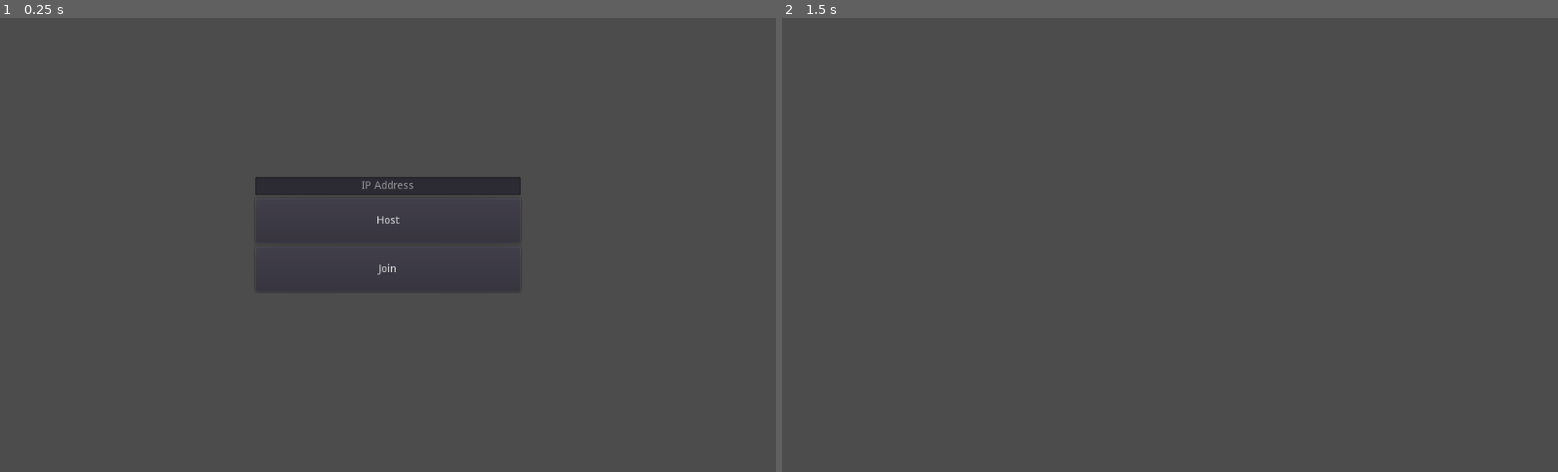
Above: before the commit, frames 1-2 (left to right).
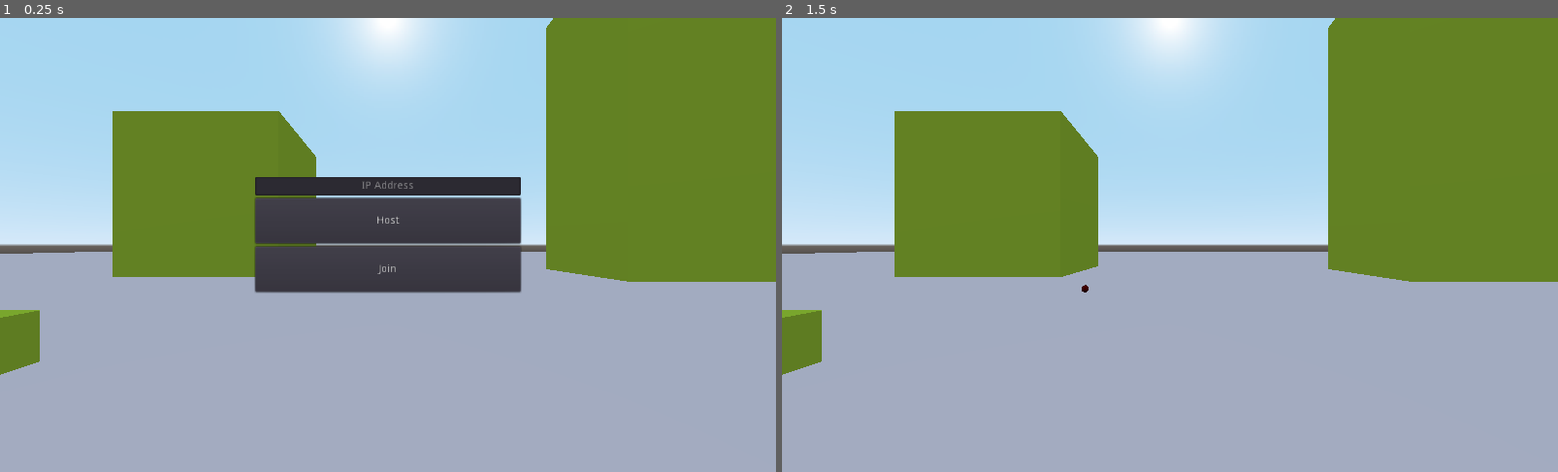
Above: after the commit, the same moments.

Repository: DarkCiX/Ramanonaka
Game: Godot game, scene res://scenes/Main.tscn
Two runs of this game, one before a commit and one after it. Both use one fixed random seed, a clock stepped at 60 frames per second and the inputs below. Before the commit the project starts from res://scenes/Map.tscn.
Inputs (mouse positions are in pixels of both pictures, inside the frame that each line leads up to):
- Up to frame 1 (0.25 s): no input
- Up to frame 2 (1.5 s): click "Join" at 0.5 s; tap Enter at 1.25 s; move the mouse to (1340, 222) at 1.27 s; hold D (right) from 1.28 s (still down); hold Shift (run) from 1.28 s (still down)

The runs differ from the first frame. In frame 1, 92% of the frame differs, in the area x 0-100%, y 0-100%; in frame 2, 100%.
Error before the commit: Invalid type in function 'create_server' in base 'NetworkedMultiplayerENet'. Cannot convert argument 1 from String to int. (res://scripts/network.gd:27)

Commit message:
Update
instancier player

Diff:
--- a/project.godot
+++ b/project.godot
@@ -15,12 +15,13 @@
 [application]
 
 config/name="Magic Balls"
-run/main_scene="res://scenes/Map.tscn"
+run/main_scene="res://scenes/Main.tscn"
 config/icon="res://icon.png"
 
 [autoload]
 
 Network="*res://scripts/network.gd"
+Global="*res://scripts/global.gd"
 
 [gui]
 
--- a/scenes/Map.tscn
+++ b/scenes/HUD Connection.tscn
@@ -2,7 +2,7 @@
 
 [ext_resource path="res://scripts/NetworkSetup.gd" type="Script" id=1]
 
-[node name="Map" type="Spatial"]
+[node name="HUD Connection" type="Spatial"]
 
 [node name="NetworkSetup" type="Control" parent="."]
 anchor_right = 1.0
--- a/scenes/Main.tscn
+++ b/scenes/Main.tscn
@@ -1,7 +1,8 @@
-[gd_scene load_steps=12 format=2]
+[gd_scene load_steps=13 format=2]
 
-[ext_resource path="res://scenes/XBAlphaTest.tscn" type="PackedScene" id=1]
+[ext_resource path="res://scenes/HUD Connection.tscn" type="PackedScene" id=1]
 [ext_resource path="res://scenes/Ball.tscn" type="PackedScene" id=2]
+[ext_resource path="res://scripts/Main.gd" type="Script" id=3]
 
 [sub_resource type="AtlasTexture" id=1]
 
@@ -29,6 +30,9 @@
 [sub_resource type="BoxShape" id=9]
 
 [node name="Main" type="Spatial"]
+script = ExtResource( 3 )
+
+[node name="HUD Connection" parent="." instance=ExtResource( 1 )]
 
 [node name="Level" type="Spatial" parent="."]
 
@@ -85,8 +89,5 @@
 [node name="Camera" type="Camera" parent="."]
 transform = Transform( 1, 0, 0, 0, 1, 0, 0, 0, 1, 6.94072, 1.51798, 14.6919 )
 
-[node name="KinematicBody" parent="." instance=ExtResource( 1 )]
-transform = Transform( 1, 0, 0, 0, 1, 0, 0, 0, 1, 6.39271, 0.200025, 3.20724 )
-
 [node name="RigidBody" parent="." instance=ExtResource( 2 )]
 transform = Transform( 1, 0, 0, 0, 1, 0, 0, 0, 1, 4.57701, 0.392089, 5.66463 )
--- /dev/null
+++ b/scripts/Main.gd
@@ -0,0 +1,22 @@
+extends Spatial
+
+var player = preload("res://scenes/Player.tscn")
+func _ready():
+	get_tree().connect("network_peer_connected", self , "_player_connected")
+	get_tree().connect("network_peer_disconnected", self , "_player_disconnected")
+	Global.connect("instance_player", self , "_instance_player")
+
+	if get_tree().network_peer != null:
+		Global.emit_signal("toggle_network_setup",false)
+
+func _instance_player(id):
+	var player_instance = player.instance()
+	player_instance.set_network_master(id)
+	player_instance.name = str(id)
+	player_instance.global_transform.origin = Vector3(0,15,0)
+
+	add_child(player_instance)
+
+func _player_connected(id):
+	print("Player" + str(id) + "connected")
+	_instance_player(id)
--- a/scripts/NetworkSetup.gd
+++ b/scripts/NetworkSetup.gd
@@ -1,4 +1,7 @@
 extends Control
+
+func _ready():
+	Global.connect("toggle_network_setup",self,"_toggle_network_setup")
 
 func _on_IpAddress_text_changed(new_text):
 	Network.ip_address = new_text
@@ -11,3 +14,6 @@
 func _on_Join_pressed():
 	Network.join_server()
 	hide()
+
+func _toggle_network_setup(visible_toggle):
+	visible = visible_toggle
--- /dev/null
+++ b/scripts/global.gd
@@ -0,0 +1,4 @@
+extends Node
+
+signal instance_player(id)
+signal toggle_network_setup(toogle)
--- a/scripts/network.gd
+++ b/scripts/network.gd
@@ -24,7 +24,7 @@
 	print("Joining server")
 
 	client = NetworkedMultiplayerENet.new()
-	client.create_server(ip_address, DEFAULT_PORT)
+	client.create_client(ip_address, DEFAULT_PORT)
 	get_tree().set_network_peer(client)
 
 func _connected_to_server():
